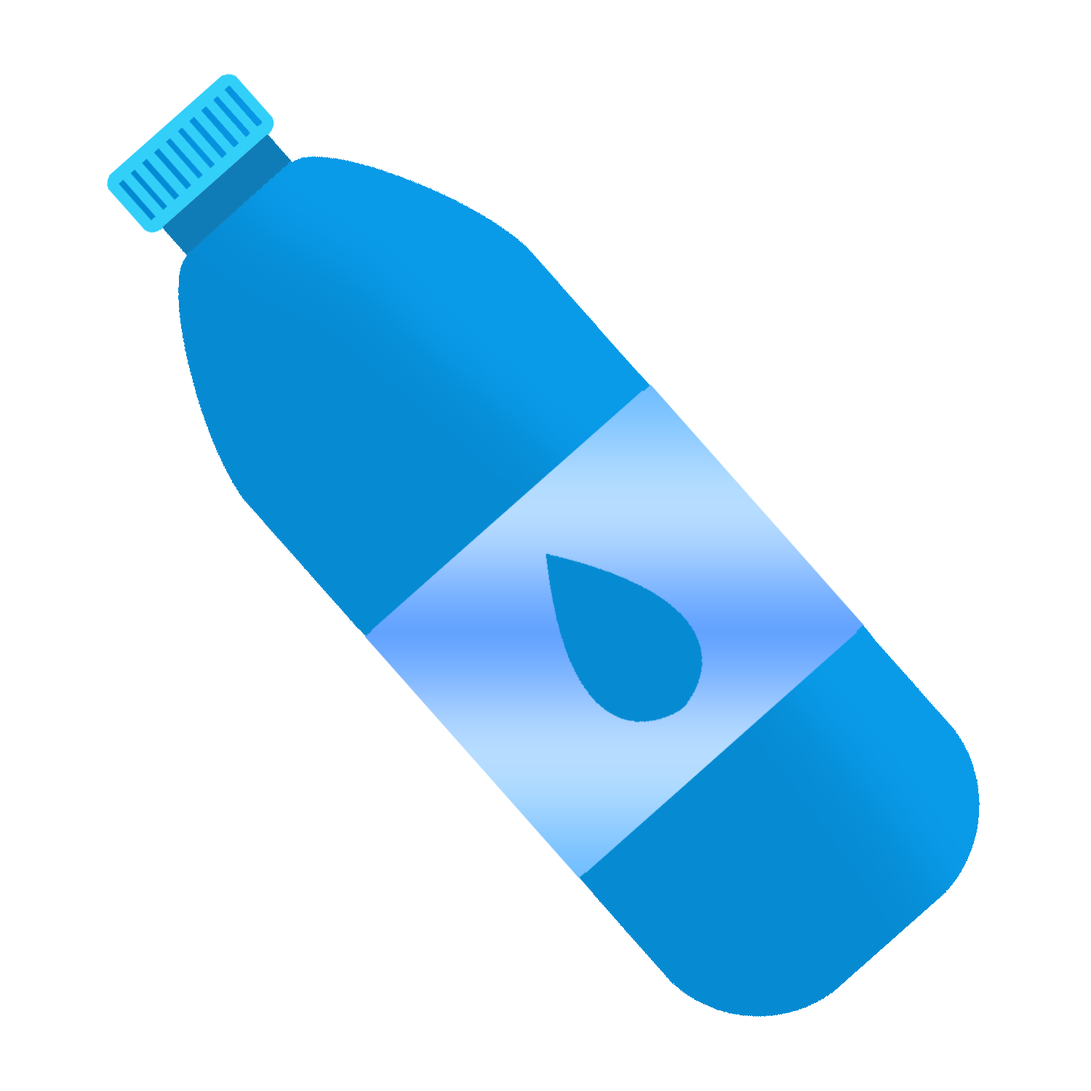
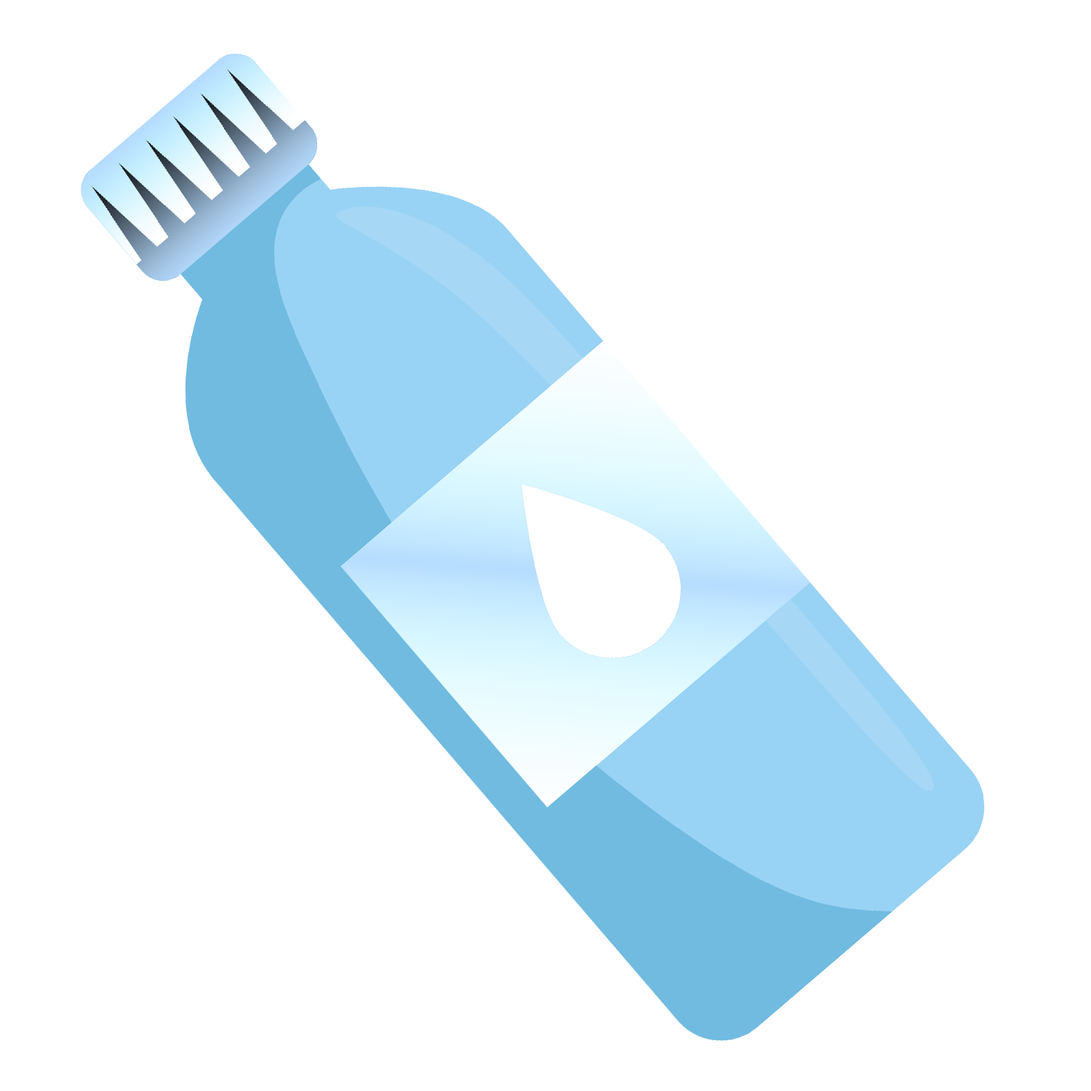
Comparing the layer stacks of the two 1091x1091 images. Changes:
renamed "Health_(96)" to "Warstwa 1", painted on it over (80, 53, 986, 1042)
